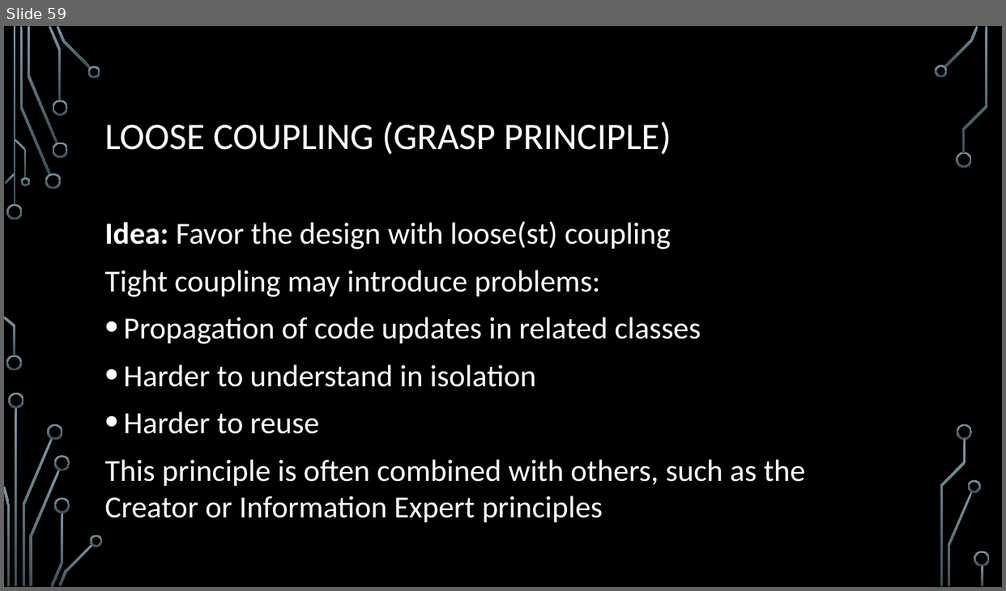
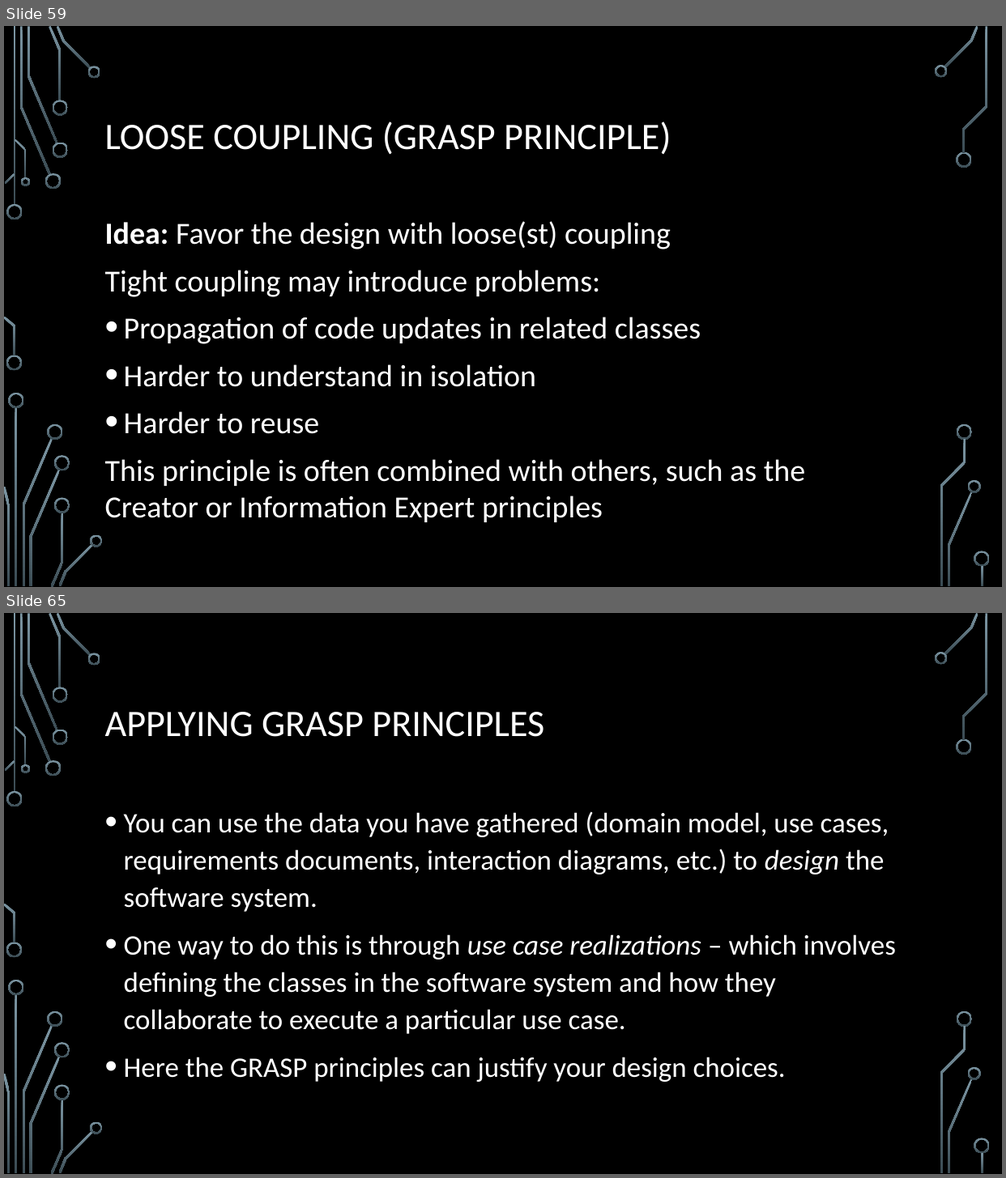
Before and after one commit to egges/mso, a slide deck: slides/Object-oriented Design.pptx. Shown one above the other, each under a label of ours: slide 59 before the commit, slides 59 and 65 after it; the slides between them are not shown. The pictures are 1006x591 and 1006x1178 pixels, drawn with LibreOffice and Linux fonts; fonts in the diff are those of the drawing; background and template pictures are left out. Boxes give left, top, right and bottom in pixels: in the first picture for what was removed or moved away, otherwise in the second. Text is boxed around its words. In the diff, an @@ line names an element or a change of style, - is before the commit and + after.

Commit message:
Updated object-oriented design slides.

```diff
--- a/slides/Object-oriented Design.pptx
+++ b/slides/Object-oriented Design.pptx
@@ slide 65 added at <box>4,613,1002,1174</box>, background picture (left out); not listed: 36 template elements that a slide beside it also shows @@
@@ title added at <box>105,712,544,737</box>, 36 pt, text #FFFFFF @@
+APPLYING GRASP PRINCIPLES
@@ text added at <box>124,811,896,1082</box>, 27.2 pt, text #FFFFFF @@
+• You can use the data you have gathered (domain model, use cases, requirements documents, interaction diagrams, etc.) to design the software system.
+• One way to do this is through use case realizations – which involves defining the classes in the software system and how they collaborate to execute a particular use case.
+• Here the GRASP principles can justify your design choices.
```
Also in this commit, not shown: 16 other slides added.
